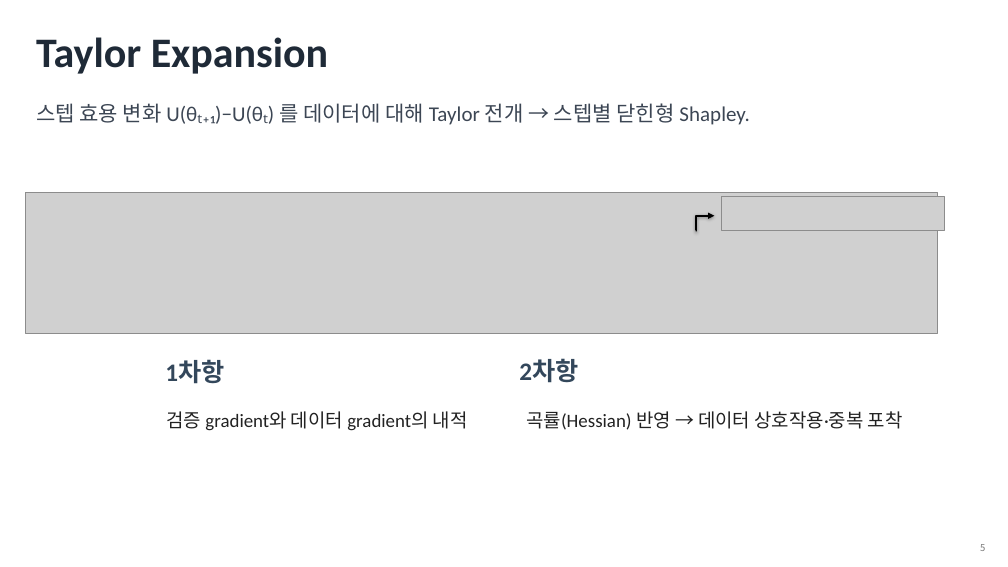
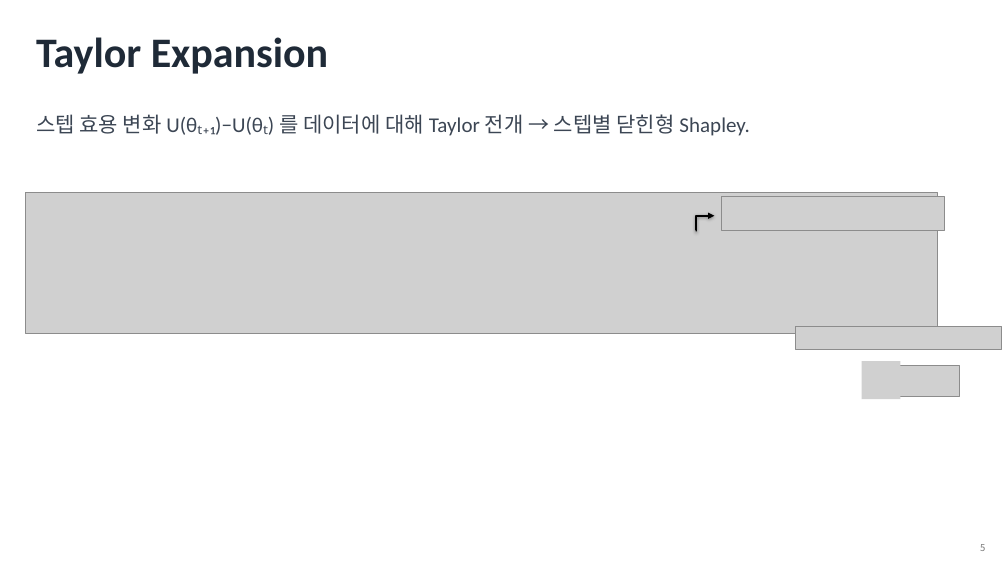
Before and after one commit to YongheeChoi/flirds, a slide deck: slide 5 of research-wiki/survey/presentations/flirds-seminar-intro/flirds-seminar-intro.pptx. Drawn at 1008x567 pixels with LibreOffice and Linux fonts; fonts in the diff are those of the drawing; grey boxes stand for pictures. Boxes give left, top, right and bottom in pixels: in the first picture for what was removed or moved away, otherwise in the second. Text is boxed around its words. In the diff, an @@ line names an element or a change of style, - is before the commit and + after.

```diff
--- a/research-wiki/survey/presentations/flirds-seminar-intro/flirds-seminar-intro.pptx
+++ b/research-wiki/survey/presentations/flirds-seminar-intro/flirds-seminar-intro.pptx
@@ text "스텝 효용 변화 U(θₜ₊₁)−U(θₜ) 를 ..." moved from (x1=36, y1=103, x2=749, y2=125) to (x1=36, y1=114, x2=749, y2=136) @@
@@ picture added at (x1=796, y1=326, x2=1002, y2=349) @@
@@ text removed at (x1=519, y1=359, x2=578, y2=383) @@
-2차항
@@ text removed at (x1=165, y1=360, x2=224, y2=384) @@
-1차항
@@ picture added at (x1=862, y1=361, x2=901, y2=399) @@
@@ picture added at (x1=899, y1=365, x2=960, y2=396) @@
@@ text removed at (x1=166, y1=411, x2=468, y2=431) @@
-검증 gradient와 데이터 gradient의 내적
@@ text removed at (x1=526, y1=411, x2=903, y2=430) @@
-곡률(Hessian) 반영 → 데이터 상호작용·중복 포착
```
Also in this commit, not shown: 10 other slides changed, 3 slides added, 1 other file.
